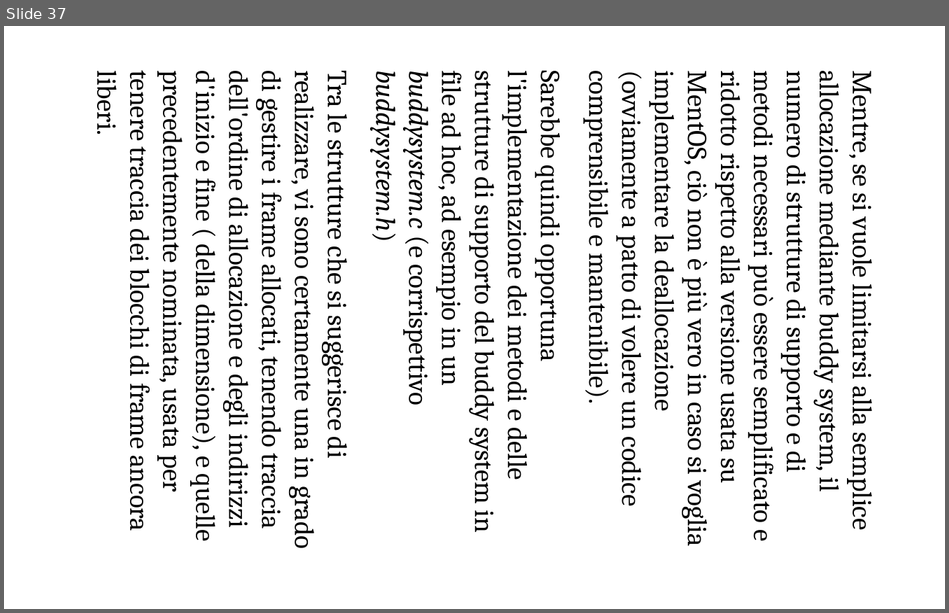
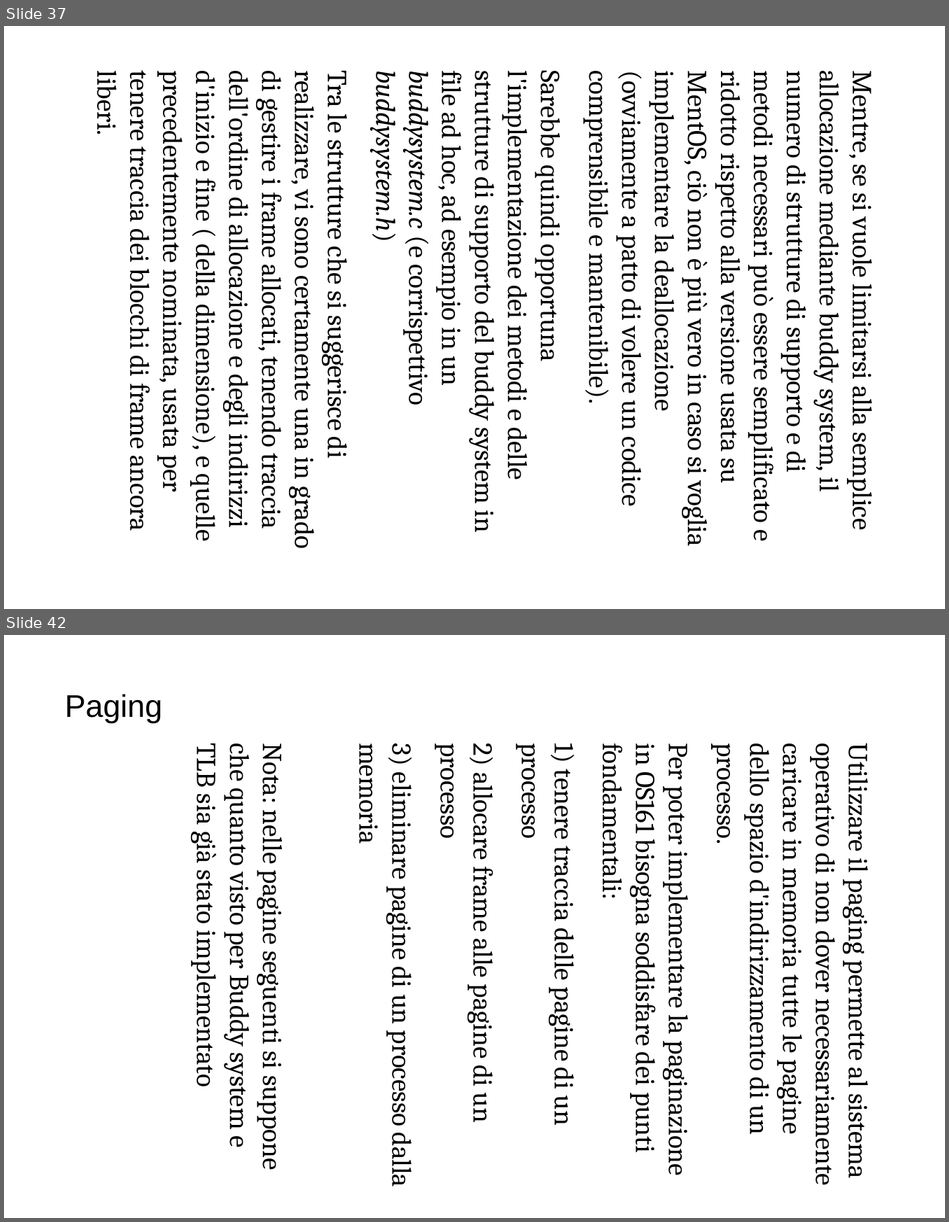
Before and after one commit to ProgrammazioneDiSistema2023-IA-ZZ/Group04, a slide deck: MentOS - Gestione Memoria.odp. Shown one above the other, each under a label of ours: slide 37 before the commit, slides 37 and 42 after it; the slides between them are not shown. The pictures are 949x613 and 949x1222 pixels, drawn with LibreOffice and Linux fonts; fonts in the diff are those of the drawing. Boxes give left, top, right and bottom in pixels: in the first picture for what was removed or moved away, otherwise in the second. Text is boxed around its words. In the diff, an @@ line names an element or a change of style, - is before the commit and + after.

Commit message:
Added credits and sources at the end
Still missing the Paging implementation in the Memory part

```diff
--- a/MentOS - Gestione Memoria.odp
+++ b/MentOS - Gestione Memoria.odp
@@ slide 42 added at box(4, 635, 945, 1218), background #FFFFFF @@
@@ title added at box(65, 694, 162, 723), 32 pt, text #000000 @@
+Paging
@@ text added at box(190, 744, 878, 1186), 28 pt, text #000000 @@
+Utilizzare il paging permette al sistema operativo di non dover necessariamente caricare in memoria tutte le pagine dello spazio d'indirizzamento di un processo.
+Per poter implementare la paginazione in OS161 bisogna soddisfare dei punti fondamentali:
+1) tenere traccia delle pagine di un processo
+2) allocare frame alle pagine di un processo
+3) eliminare pagine di un processo dalla memoria
+Nota: nelle pagine seguenti si suppone che quanto visto per Buddy system e TLB sia già stato implementato
```
Also in this commit, not shown: 1 slide changed, 9 other slides added, 3 slides removed, 1 other file.
